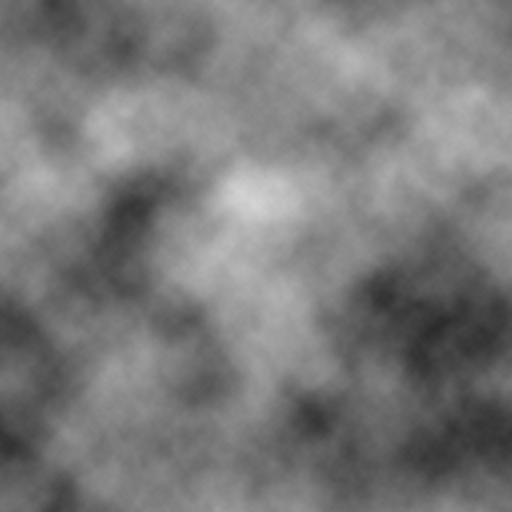
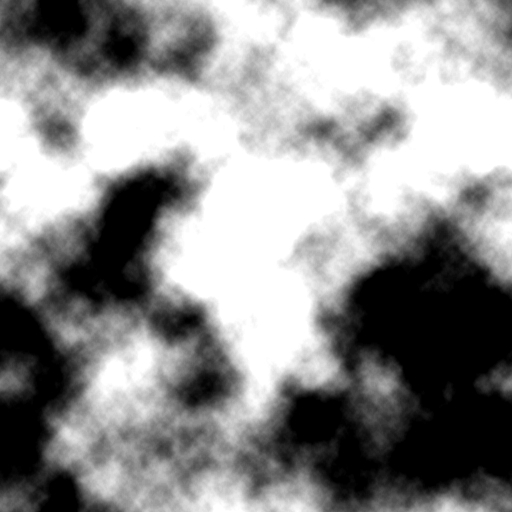
Layer changes from the first w=512, h=512 image to the second:
painted on "图层 1" over [0, 0, 512, 512]
